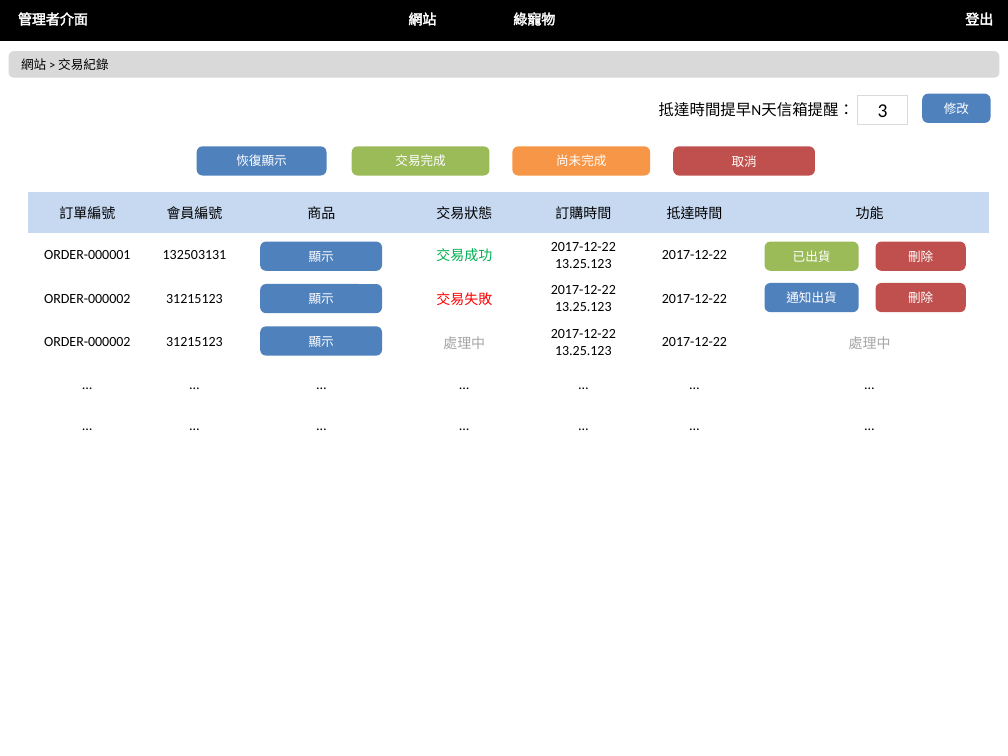
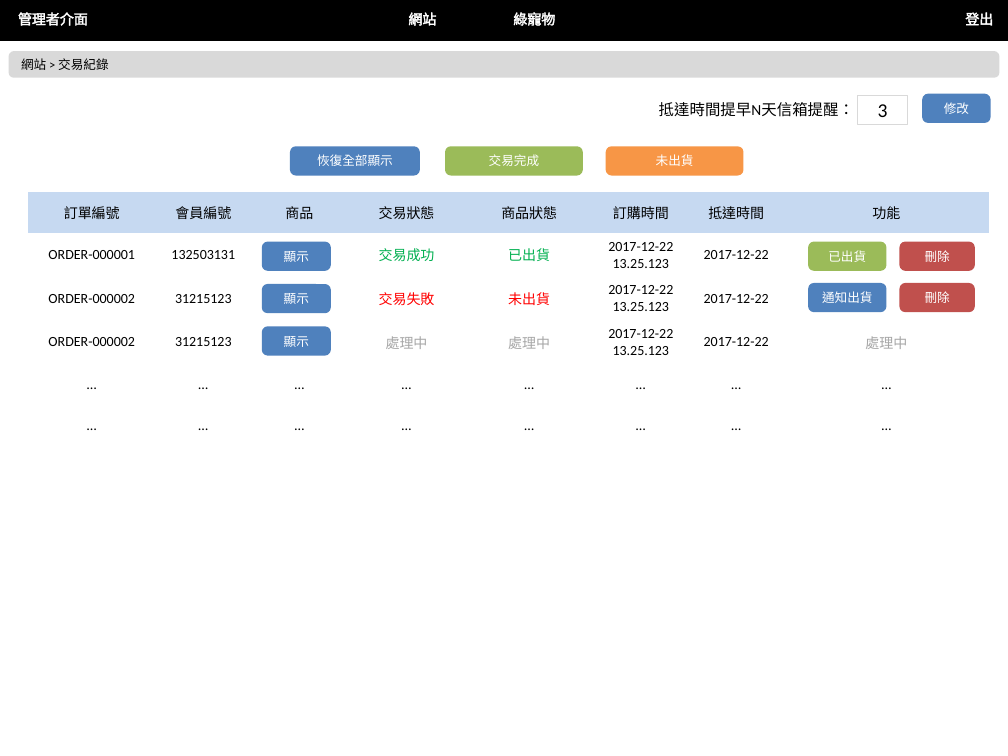
Before and after one commit to nexstar/XMind, a slide deck: slide 31 of 最終後台版型.pptx. Drawn at 1008x756 pixels with LibreOffice and Linux fonts; fonts in the diff are those of the drawing. Boxes give left, top, right and bottom in pixels: in the first picture for what was removed or moved away, otherwise in the second. Text is boxed around its words. In the diff, an @@ line names an element or a change of style, - is before the commit and + after.

```diff
--- a/最終後台版型.pptx
+++ b/最終後台版型.pptx
@@ rounded rectangle "恢復全部顯示": place and size @@
-rounded rectangle "恢復全部顯示" at bbox=[199, 148, 326, 174]
+rounded rectangle "恢復全部顯示" at bbox=[291, 148, 418, 174]
@@ rounded rectangle "交易完成": place and size @@
-rounded rectangle "交易完成" at bbox=[353, 148, 488, 174]
+rounded rectangle "交易完成" at bbox=[447, 148, 582, 174]
@@ rounded rectangle "未出貨": place and size @@
-rounded rectangle "未出貨" at bbox=[514, 148, 649, 174]
+rounded rectangle "未出貨" at bbox=[607, 148, 742, 174]
@@ rounded rectangle removed at bbox=[674, 148, 813, 174] @@
-取消
@@ text in rounded rectangle at bbox=[317, 154, 393, 166]: text changed @@
-恢復顯示
+恢復全部顯示
@@ text in rounded rectangle at bbox=[656, 154, 694, 166]: text changed @@
-尚未完成
+未出貨
@@ table at bbox=[28, 192, 990, 446] @@
+column 5: 商品狀態 | 已出貨 | 未出貨 | 處理中 | … | …
@@ rounded rectangle "顯示": place and size @@
-rounded rectangle "顯示" at bbox=[262, 243, 381, 269]
+rounded rectangle "顯示" at bbox=[263, 243, 330, 269]
@@ rounded rectangle "已出貨": place and size @@
-rounded rectangle "已出貨" at bbox=[766, 243, 858, 269]
+rounded rectangle "已出貨" at bbox=[809, 243, 885, 269]
@@ rounded rectangle "刪除": place and size @@
-rounded rectangle "刪除" at bbox=[877, 243, 965, 269]
+rounded rectangle "刪除" at bbox=[901, 243, 974, 269]
@@ rounded rectangle "顯示": place and size @@
-rounded rectangle "顯示" at bbox=[262, 285, 381, 311]
+rounded rectangle "顯示" at bbox=[263, 285, 330, 311]
@@ rounded rectangle "通知出貨": place and size @@
-rounded rectangle "通知出貨" at bbox=[766, 284, 858, 310]
+rounded rectangle "通知出貨" at bbox=[809, 284, 885, 310]
@@ rounded rectangle "刪除": place and size @@
-rounded rectangle "刪除" at bbox=[877, 284, 965, 310]
+rounded rectangle "刪除" at bbox=[901, 284, 974, 310]
@@ rounded rectangle "顯示": place and size @@
-rounded rectangle "顯示" at bbox=[262, 328, 381, 354]
+rounded rectangle "顯示" at bbox=[263, 328, 330, 354]
```
Also in this commit, not shown: 9 other slides changed, 1 other file.
